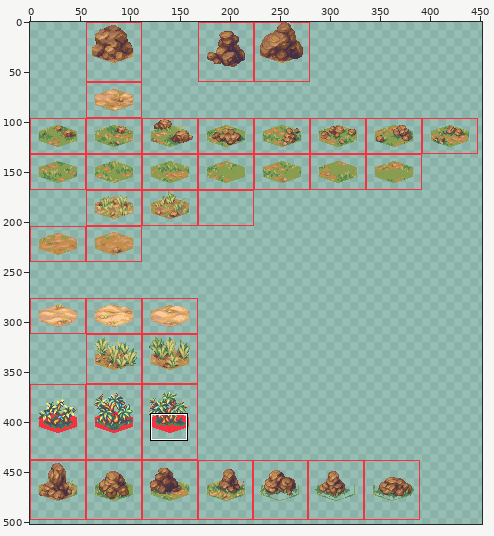
A sprite sheet gets an edit: public/assets/hex-tile-experiment-tiles.png. Above: a wide view before the commit, with the close-up outlined.
Close-up. Old version:
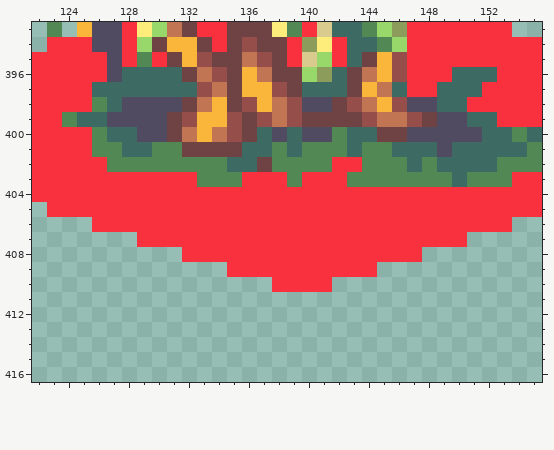
The file is 648x564 pixels. Shown: x 122..155, y 393..416. The wide view leaves out empty margins. The commit also changed other parts of the picture, which this record leaves out.
The result:
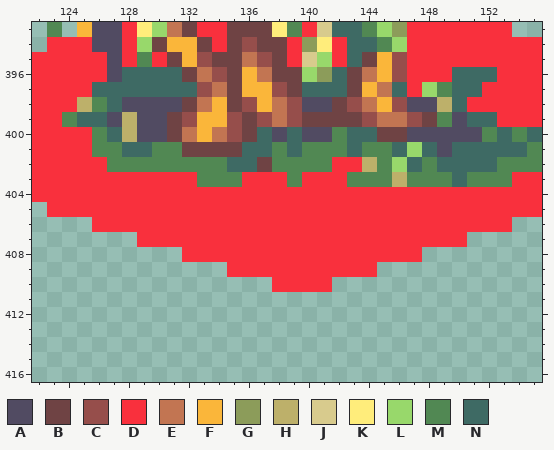
Palette (. is transparent): A #514b62  B #6f4344  C #964e4b  D #f9303d  E #c27552  F #fab63a  G #8c9c5a  H #bdb06a  J #d8cb8d  K #ffed7b  L #98d86b  M #518853  N #3e6a64
What changed:
Changed rows in their new state; - is an unchanged pixel.
first column x 125:
397 -----------------------LM---
398 H-----------------------H---
399 ---H--------------------M---
400 ---H-----------------------M
401 ----------------------L-----
402 -------------------H-L------
403 ---------------------H------
